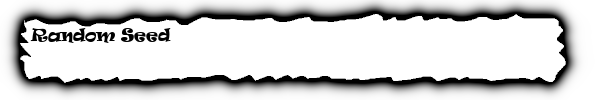
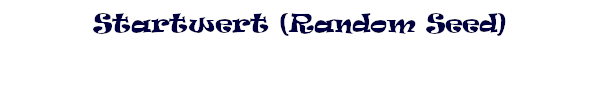
The second 600 x 100 image is a revision of the first. Changes to its layers:
renamed "Random Seed" to "Startwert (Random Seed)", painted on it over [30, 0, 520, 43]
hid "Label", painted on it over [1, 0, 586, 100]
